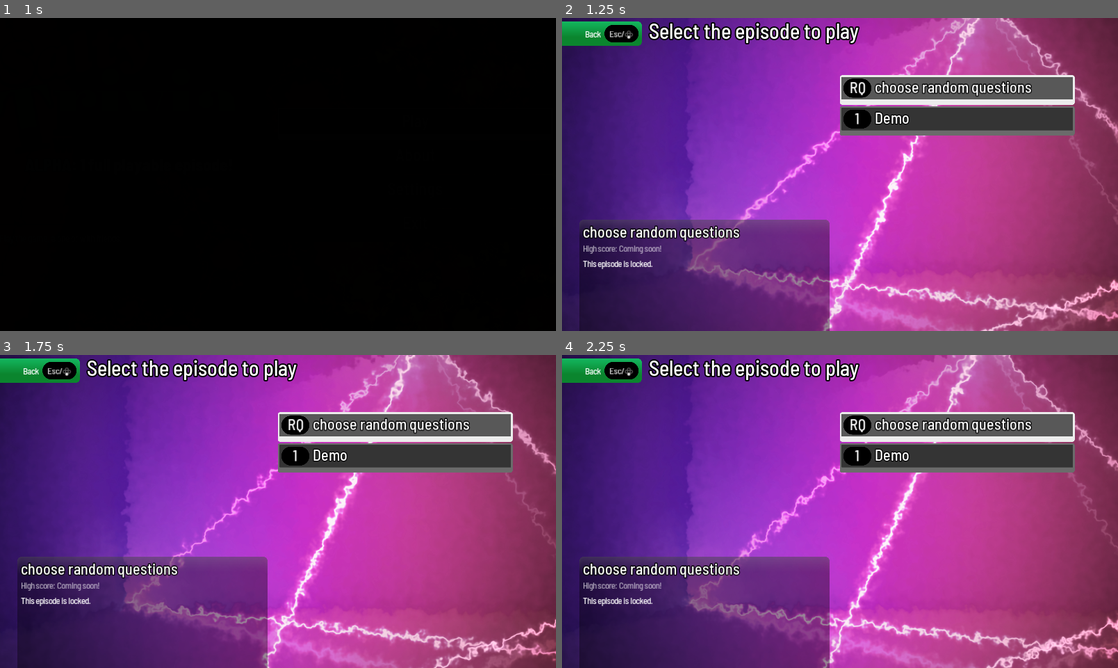
Above: before the commit, frames 1-4 (two rows, left to right).
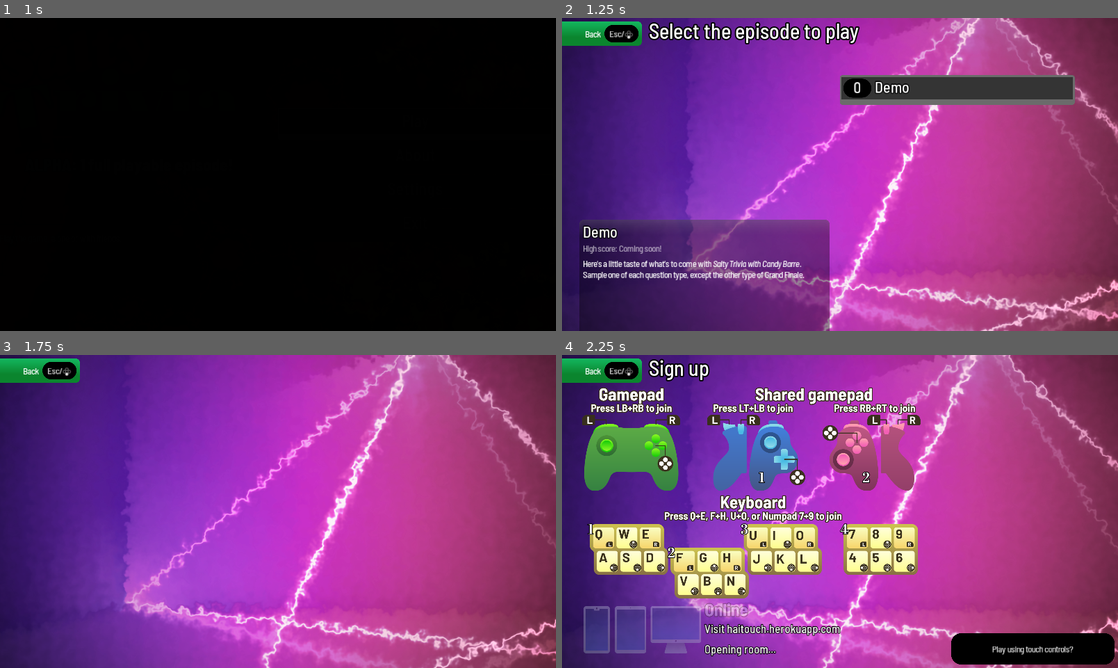
Above: after the commit, the same moments.

Repository: JapanYoshi/salty
Game: Godot game, scene res://Title.tscn
The game is run twice, just before and just after one commit, with the same random seed, the same clock (stepped at 60 frames per second) and the same inputs. Sound files missing from this copy of the repository are replaced by a short silence.
Inputs (mouse positions are in pixels of both pictures, inside the frame that each line leads up to):
- Up to frame 1 (1 s): click "Play" at 0.5 s
- Up to frame 2 (1.25 s): no input
- Up to frame 3 (1.75 s): click (394, 426) at 1.25 s
- Up to frame 4 (2.25 s): tap Enter (ui_accept) at 2 s; move the mouse to (962, 495) at 2.02 s; hold Right (ui_right) from 2.03 s (still down); hold U (signup2) from 2.03 s (still down); click (962, 495) at 2.17 s

Frame 1 is identical in both runs. In frame 2, 9.5% of the frame differs, in the area x 3-93%, y 18-84%; in frame 3, 25%; in frame 4, 43%, in the area x 3-100%, y 1-100%.
Error after the commit: Attempt to call function 'get_index' in base 'null instance' on a null instance. (res://Episodes.gd:66)

Commit message:
Remove random questions functionality
Unlikely to be added back unless I change the "question pack" structure

Diff:
--- a/Episodes.gd
+++ b/Episodes.gd
@@ -1,15 +1,16 @@
 extends Control
 onready var ep_scroller = $ScrollContainer/VBoxContainer
-var eps = {"RQ": {
-	id = "RQ",
-	filename = "random",
-	name = "choose random questions",
-	desc = "Randomly choose 13 questions to create your very own special episode of Salty Trivia. Let’s hope there are no repeats.",
-	locked = true
-}}
+var eps = {}
+#var eps = {"RQ": {
+#	id = "RQ",
+#	filename = "random",
+#	name = "choose random questions",
+#	desc = "Randomly choose 13 questions to create your very own special episode of Salty Trivia. Let’s hope there are no repeats.",
+#	locked = true
+#}}
 var selected_now = ""
-var first = "RQ"
-var last = "RQ"
+var first = ""
+var last = ""
 var disable_controls = false
 
 # Called when the node enters the scene tree for the first time.
@@ -25,6 +26,8 @@
 			desc = Loader.episodes[e].episode_desc
 		}
 		eps[ep.id] = ep
+		if first == "":
+			first = ep.id
 		last = ep.id
 		var new_box = ep_box.duplicate()
 		new_box.name = ep.id
@@ -32,7 +35,12 @@
 		new_box.get_node("VBox/Split/Title").set_text(ep.name)
 		ep_scroller.add_child(new_box)
 		ep_scroller.move_child($ScrollContainer/VBoxContainer/BottomSpacer, ep_scroller.get_child_count()-1)
-	ep_box.grab_focus()
+	if eps.has("RQ"):
+		first = "RQ"
+		ep_box.grab_focus()
+	else:
+		ep_box.queue_free()
+		ep_scroller.get_child(0).grab_focus()
 	focus_shifted(first)
 	print(eps)
 
